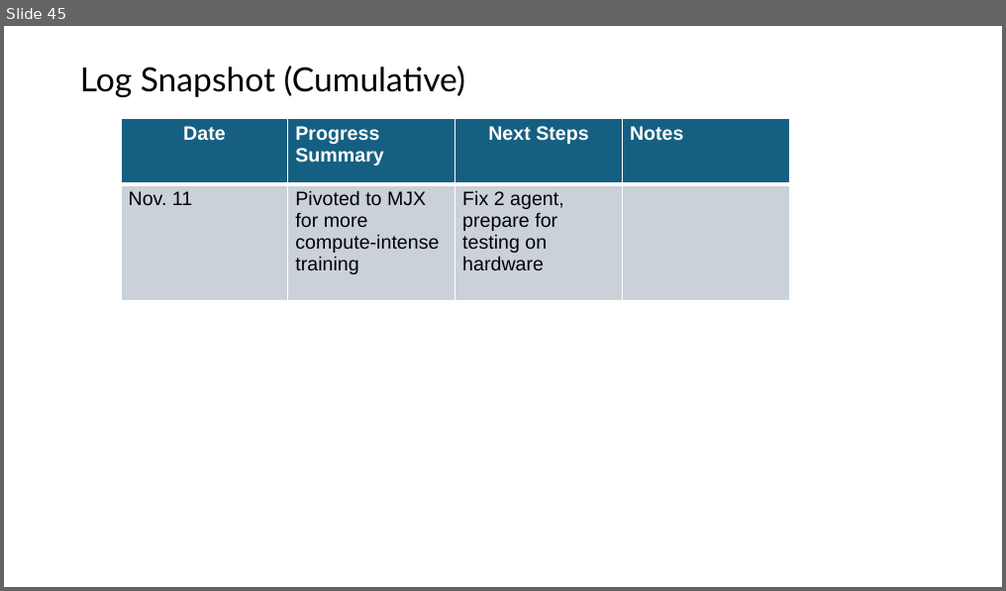
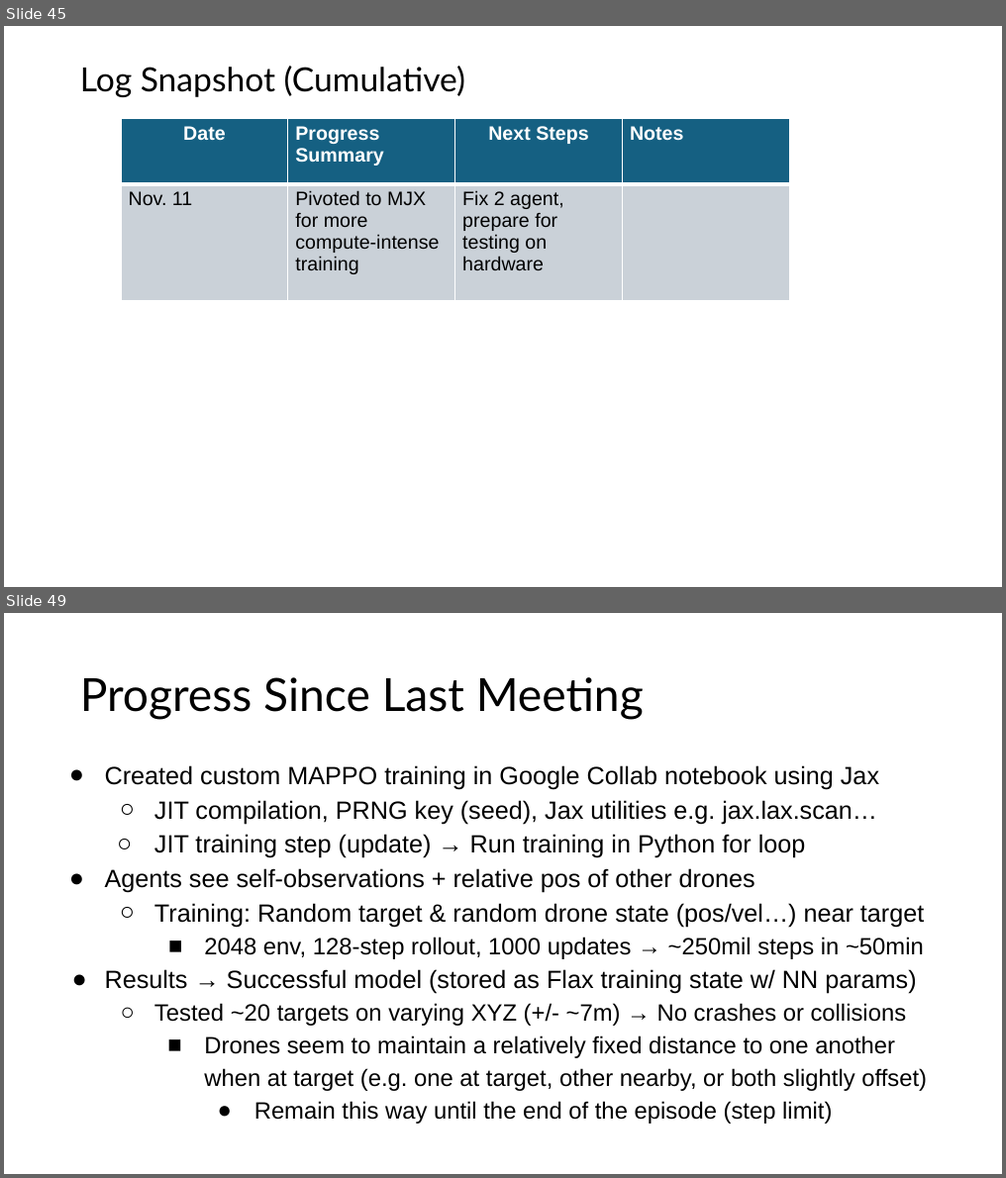
Before and after one commit to shazia-dewan/multi-agentCrazyflieLift, a slide deck: docs/MIRL LAB Honours Project Bi-Weekly Update.pptx. Shown one above the other, each under a label of ours: slide 45 before the commit, slides 45 and 49 after it; the slides between them are not shown. The pictures are 1006x591 and 1006x1178 pixels, drawn with LibreOffice and Linux fonts; fonts in the diff are those of the drawing. Boxes give left, top, right and bottom in pixels: in the first picture for what was removed or moved away, otherwise in the second. Text is boxed around its words. In the diff, an @@ line names an element or a change of style, - is before the commit and + after.

```diff
--- a/docs/MIRL LAB Honours Project Bi-Weekly Update.pptx
+++ b/docs/MIRL LAB Honours Project Bi-Weekly Update.pptx
@@ slide 49 added at (4, 613, 1002, 1174), background #FFFFFF @@
@@ title added at (80, 677, 644, 720), 33 pt, text #000000 @@
+Progress Since Last Meeting
@@ text added at (105, 765, 927, 1124), 18 pt, text #000000 @@
+● Created custom MAPPO training in Google Collab notebook using Jax
+  ○ JIT compilation, PRNG key (seed), Jax utilities e.g. jax.lax.scan…
+  ○ JIT training step (update) → Run training in Python for loop
+● Agents see self-observations + relative pos of other drones
+  ○ Training: Random target & random drone state (pos/vel…) near target
+    ■ 2048 env, 128-step rollout, 1000 updates → ~250mil steps in ~50min
+● Results → Successful model (stored as Flax training state w/ NN params)
+  ○ Tested ~20 targets on varying XYZ (+/- ~7m) → No crashes or collisions
+    ■ Drones seem to maintain a relatively fixed distance to one another when at target (e.g. one at target, other nearby, or both slightly offset)
+      ● Remain this way until the end of the episode (step limit)
```
Also in this commit, not shown: 9 other slides added, 3 other files.
